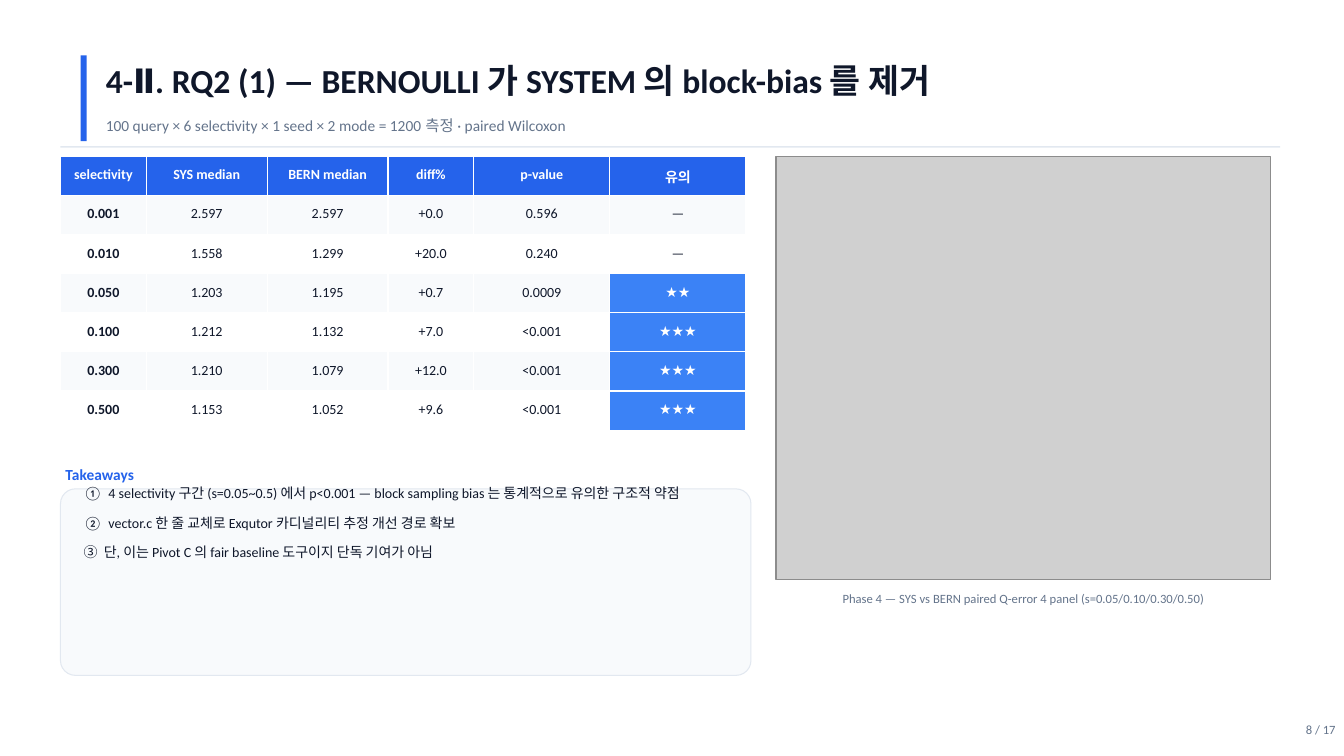
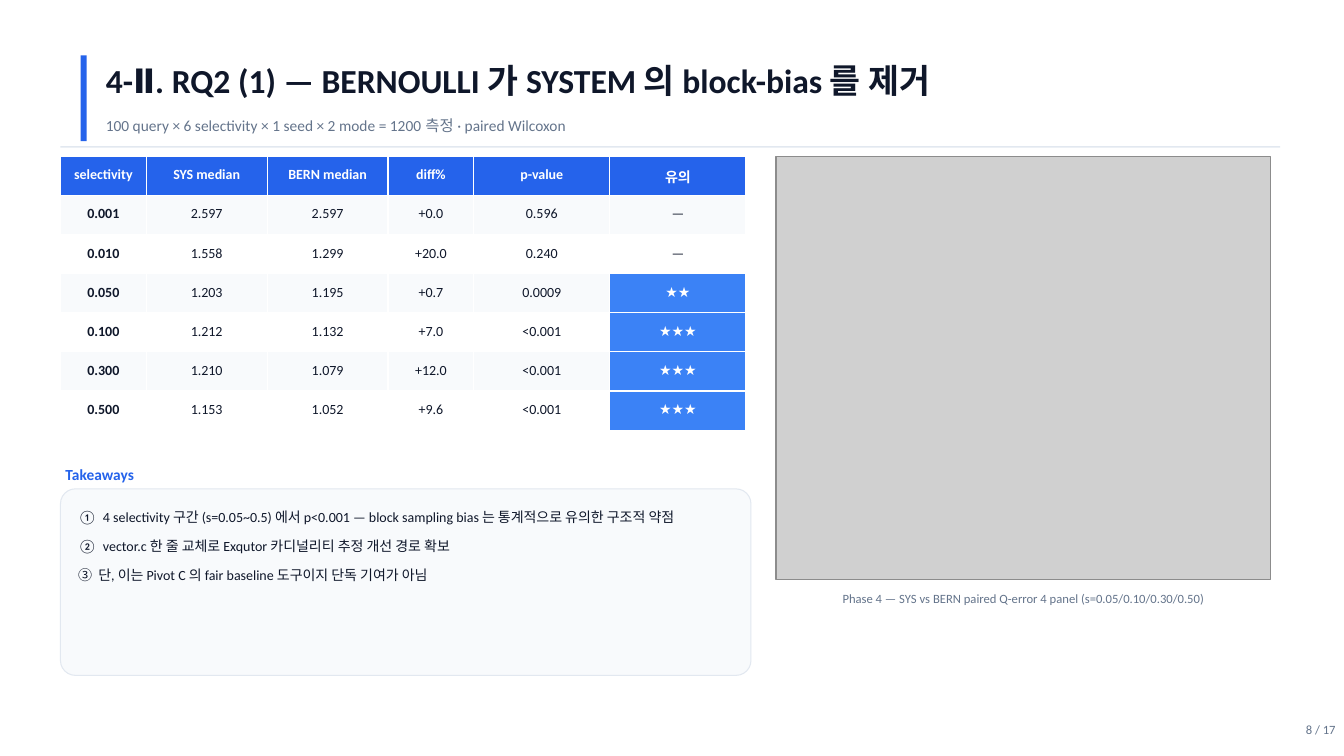
Before and after one commit to johyunbin/Capstone, a slide deck: slide 8 of submission/_drafts/속도는벡터_중간발표.pptx. Drawn at 1344x756 pixels with LibreOffice and Linux fonts; fonts in the diff are those of the drawing; grey boxes stand for pictures. Boxes give left, top, right and bottom in pixels: in the first picture for what was removed or moved away, otherwise in the second. Text is boxed around its words. In the diff, an @@ line names an element or a change of style, - is before the commit and + after.

```diff
--- a/submission/_drafts/속도는벡터_중간발표.pptx
+++ b/submission/_drafts/속도는벡터_중간발표.pptx
@@ text "① 4 selectivity 구간 (s=0.05~0.5) ...": place and size @@
-text "① 4 selectivity 구간 (s=0.05~0.5) ..." at [84, 486, 680, 559]
+text "① 4 selectivity 구간 (s=0.05~0.5) ..." at [78, 510, 675, 582]
```
Also in this commit, not shown: 5 other slides changed, 2 other files.
